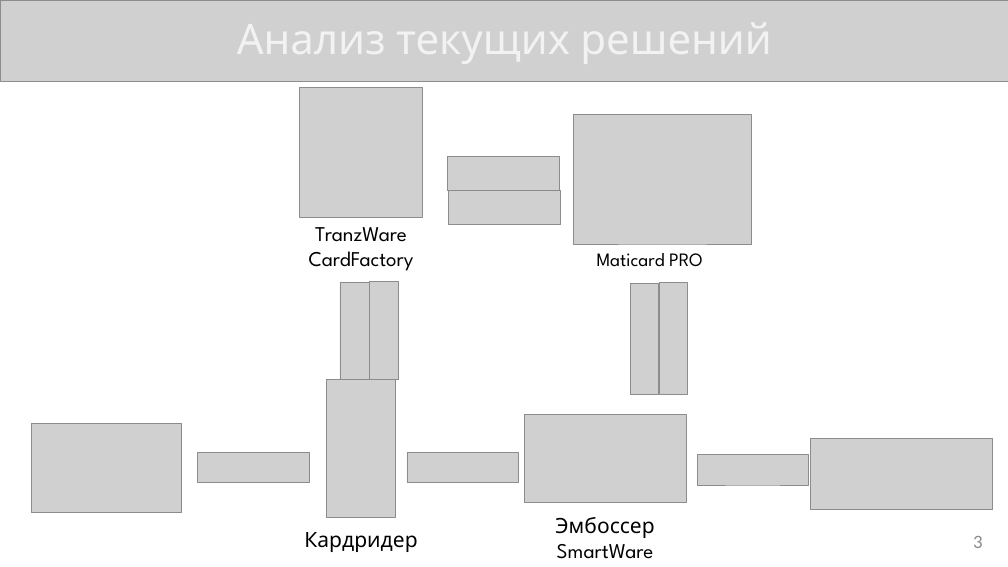
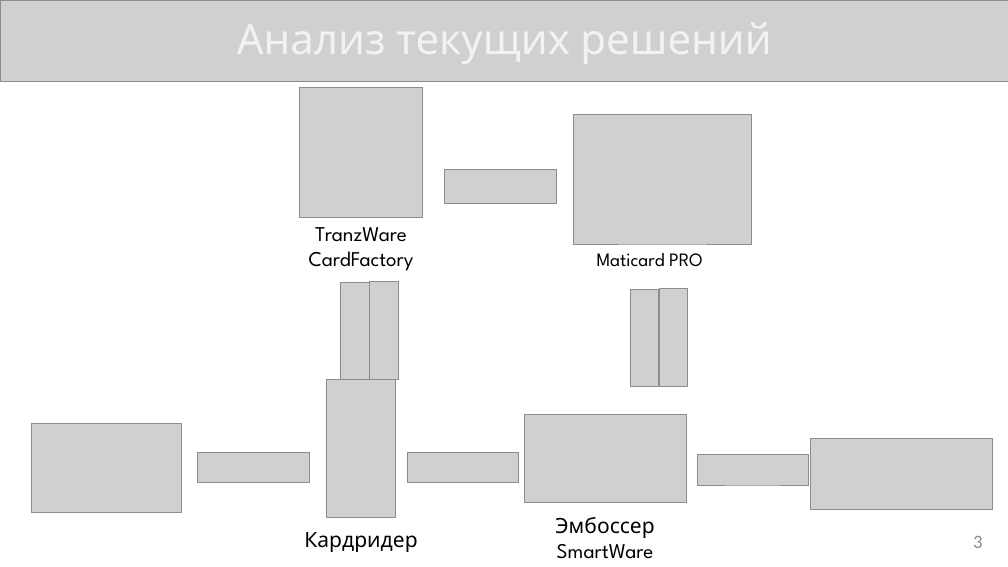
Before and after one commit to KonstantinShemyakin/Diplom, a slide deck: slide 3 of Presentation/NMSTU_Presentation.pptx. Drawn at 1008x567 pixels with LibreOffice and Linux fonts; fonts in the diff are those of the drawing; grey boxes stand for pictures. Boxes give left, top, right and bottom in pixels: in the first picture for what was removed or moved away, otherwise in the second. Text is boxed around its words. In the diff, an @@ line names an element or a change of style, - is before the commit and + after.

```diff
--- a/Presentation/NMSTU_Presentation.pptx
+++ b/Presentation/NMSTU_Presentation.pptx
@@ picture: place and size @@
-picture at [448,191,561,224]
+picture at [445,169,557,203]
@@ picture removed at [448,157,560,190] @@
@@ picture: place and size @@
-picture at [631,284,659,395]
+picture at [631,289,659,386]
@@ picture: place and size @@
-picture at [659,283,687,394]
+picture at [659,288,687,386]
```
Also in this commit, not shown: 4 other slides changed, 1 other file.
